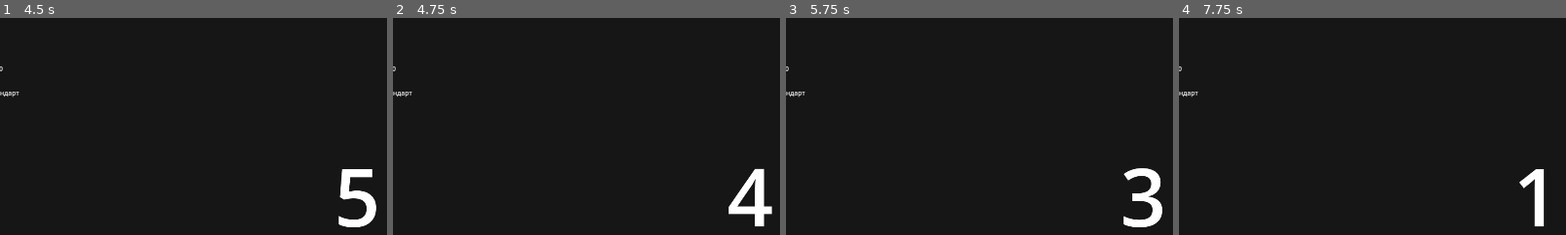
Above: before the commit, frames 1-4 (left to right).
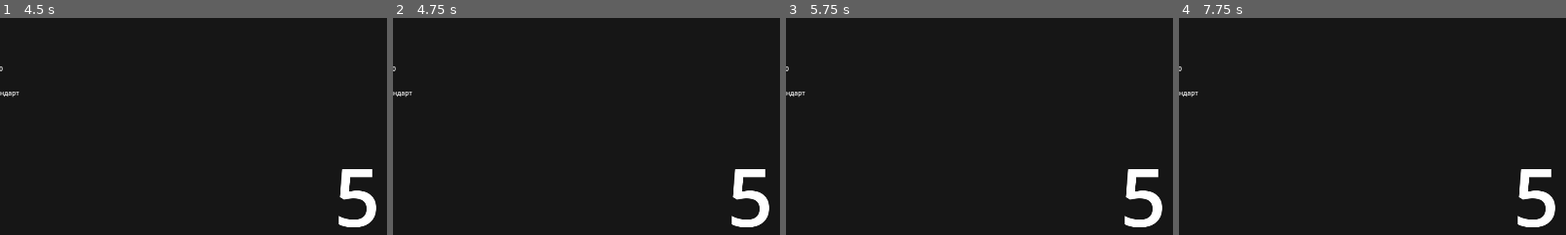
Above: after the commit, the same moments.

Repository: abletoburntheweb/RhythmFall
Game: Godot game, scene res://logic/game_engine.tscn
Two runs of this game, one before a commit and one after it. Both use one fixed random seed, a clock stepped at 60 frames per second and the inputs below. Sound files missing from this copy of the repository are replaced by a short silence.
Inputs (mouse positions are % of the whole screen's width and height, from its top left):
- Up to frame 1 (4.5 s): click "ИГРАТЬ" at 0.5 s; click "ИГРАТЬ" at 1.25 s; click "ВЫБОР ПЕСНИ" at 2 s; click (12, 16) at 2.77 s; type "12" at 2.85 s; click "Играть" at 3.5 s; tap Enter at 4.25 s; move the mouse to (72, 45) at 4.27 s; hold D from 4.28 s (still down); tap F at 4.35 s; click (72, 45) at 4.42 s
- Up to frame 2 (4.75 s): keep holding D; tap Space at 4.52 s
- Up to frame 3 (5.75 s): tap Space at 5, 5.27 s; move the mouse to (30, 55) at 5.02 s; release D at 5.03 s; hold S from 5.03 s (still down); tap B at 5.1 s
- Up to frame 4 (7.75 s): move the mouse to (60, 28) at 5.77 s; release S at 5.78 s; hold D 5.78-6.53 s; tap C at 5.85 s; tap Enter at 6.5 s; move the mouse to (45, 70) at 6.52 s; hold W 6.53-7.28 s; tap E at 6.6 s; click (45, 70) at 6.67 s; tap Space at 6.77, 7.25, 7.52 s; move the mouse to (80, 65) at 7.27 s; hold A from 7.28 s (still down); tap G at 7.35 s
The pictures show only the part of the screen within x 7-57%, y 3-53%; the shares and areas given below are measured in that part.

Frame 1 is identical in both runs. In frame 2, 1.6% of the frame differs, in the area x 86-98%, y 69-97%; in frame 3, 0.8%; in frame 4, 1.4%.
Error in both runs: Invalid type in function '_set_selected_song' in base 'Node2D (game_screen.gd)'. Cannot convert argument 1 from Nil to Dictionary. (res://logic/transitions.gd:…

Commit message:
add note visualization to game screen

Diff:
--- a/data/achievements_data.json
+++ b/data/achievements_data.json
@@ -181,7 +181,7 @@
 			"unlocked": false
 		},
 		{
-			"current": 4,
+			"current": 5,
 			"description": "Зайти в игру впервые",
 			"id": 19.0,
 			"image": "res://assets/achievements/login_1_day.png",
@@ -191,7 +191,7 @@
 			"unlocked": true
 		},
 		{
-			"current": 4,
+			"current": 5,
 			"description": "Заходить в игру 7 дней подряд",
 			"id": 20.0,
 			"image": "res://assets/achievements/login_7_days.png",
@@ -201,7 +201,7 @@
 			"unlocked": false
 		},
 		{
-			"current": 4,
+			"current": 5,
 			"description": "Заходить 30 дней подряд",
 			"id": 21.0,
 			"image": "res://assets/achievements/login_30_days.png",
@@ -211,7 +211,7 @@
 			"unlocked": false
 		},
 		{
-			"current": 4,
+			"current": 5,
 			"description": "Заходить 365 дней подряд",
 			"id": 22.0,
 			"image": "res://assets/achievements/login_365_days.png",
--- a/logic/note_manager.gd
+++ b/logic/note_manager.gd
@@ -5,10 +5,20 @@
 var notes = []
 var note_spawn_queue = []
 
-var Notes = load("res://logic/notes.gd")
+var BaseNote = load("res://scenes/game_screen/notes/base_note.gd")
+var DefaultNote = load("res://scenes/game_screen/notes/default_note.gd")
+var HoldNote = load("res://scenes/game_screen/notes/hold_note.gd")
+var KickNote = load("res://scenes/game_screen/notes/kick_note.gd")
+var SnareNote = load("res://scenes/game_screen/notes/snare_note.gd")
+
 
 func _init(screen):
 	game_screen = screen
+	print("NoteManager: Загружен BaseNote: ", BaseNote)
+	print("NoteManager: Загружен DefaultNote: ", DefaultNote)
+	print("NoteManager: Загружен HoldNote: ", HoldNote)
+	print("NoteManager: Загружен KickNote: ", KickNote)
+	print("NoteManager: Загружен SnareNote: ", SnareNote)
 
 func load_notes_from_file(song_data):
 	if not song_data or not "path" in song_data:
@@ -22,7 +32,7 @@
 	if game_screen and "current_instrument" in game_screen:
 		current_instrument = game_screen.current_instrument
 
-	var notes_file_path = "res://songs/notes/%s/%s_%s.json" % [base_name, base_name, current_instrument]
+	var notes_file_path = "user://notes/%s/%s_%s.json" % [base_name, base_name, current_instrument]
 
 	print("[NoteManager] Попытка загрузки нот из: %s" % notes_file_path)
 
@@ -52,6 +62,9 @@
 	var speed = game_screen.speed
 	var hit_zone_y = game_screen.hit_zone_y
 
+	if note_spawn_queue.size() == 0:
+		return
+
 	while note_spawn_queue.size() > 0 and note_spawn_queue[0].get("time", 0.0) <= game_time:
 		var note_info = note_spawn_queue.pop_front()
 		var lane = note_info.get("lane", 0)
@@ -62,47 +75,77 @@
 		var initial_y_offset_from_top = -20
 		var y_now = initial_y_offset_from_top + (game_time - time) * pixels_per_sec
 
+		print("[NoteManager] Попытка спавна ноты: type=", note_type, ", lane=", lane, ", time=", time, ", game_time=", game_time, ", y_now=", y_now)
+
+		var note_object = null
+		var visual_rect = ColorRect.new()
+
 		if note_type == "DefaultNote":
 			if y_now < game_screen.get_viewport_rect().size.y + 20:
-				var note = Notes.new().DefaultNote.new(lane, y_now)
-				note.time = time
-				notes.append(note)
+				note_object = DefaultNote.new(lane, y_now)
+				visual_rect.color = note_object.color
 		elif note_type == "HoldNote":
 			var duration = note_info.get("duration", 1.0)
 			var height = int(duration * pixels_per_sec)
 			if y_now < game_screen.get_viewport_rect().size.y + height:
-				var note = Notes.new().HoldNote.new(lane, y_now, height, duration * 1000)
-				note.time = time
-				notes.append(note)
+				note_object = HoldNote.new(lane, y_now, height, duration * 1000)
+				visual_rect.color = note_object.color
 		elif note_type == "KickNote":
 			if y_now < game_screen.get_viewport_rect().size.y + 20:
-				var note = Notes.new().KickNote.new(lane, y_now)
-				note.time = time
-				notes.append(note)
+				note_object = KickNote.new(lane, y_now)
+				visual_rect.color = note_object.color
 		elif note_type == "SnareNote":
 			if y_now < game_screen.get_viewport_rect().size.y + 20:
-				var note = Notes.new().SnareNote.new(lane, y_now)
-				note.time = time
-				notes.append(note)
+				note_object = SnareNote.new(lane, y_now)
+				visual_rect.color = note_object.color
 		else:
 			print("Неизвестный тип ноты: %s" % note_type)
+			continue
+
+		if note_object:
+			print("[NoteManager] Создан объект ноты типа: ", note_object.get_class(), " (", note_object, ")")
+			note_object.time = time
+			note_object.visual_node = visual_rect
+
+			var lane_width = 480.0
+			var default_note_height = 20.0
+
+			if note_type == "HoldNote":
+				visual_rect.size = Vector2(lane_width, note_object.height)
+			else:
+				visual_rect.size = Vector2(lane_width, default_note_height)
+
+			visual_rect.position = Vector2(lane * lane_width, y_now)
+
+			print("[NoteManager] Создана визуальная нота: type=", note_type, ", lane=", lane, ", y=", y_now, ", position=", visual_rect.position, ", size=", visual_rect.size)
+
+			game_screen.notes_container.add_child(visual_rect)
+
+			notes.append(note_object)
+		else:
+			print("[NoteManager] Нота не создана из-за условия y_now или ошибка в конструкторе. y_now=", y_now, ", time=", time, ", game_time=", game_time, ", lane=", lane, ", type=", note_type)
 
 func update_notes():
 	var speed = game_screen.speed
 	var hit_zone_y = game_screen.hit_zone_y
 
-	for note in notes:
+	for i in range(notes.size() - 1, -1, -1):
+		var note = notes[i]
 		note.update(speed)
-		if note.y > hit_zone_y + 20:
-			game_screen.score_manager.add_miss_hit()
-			note.active = false
 
-	notes = notes.filter(func(n): return n.active)
+		if not note.active and note.visual_node and note.visual_node.get_parent():
+			note.visual_node.queue_free()
+
+		if not note.active:
+			notes.remove_at(i)
 
 func get_notes():
 	return notes
 
 func clear_notes():
+	for note in notes:
+		if note.visual_node and note.visual_node.get_parent():
+			note.visual_node.queue_free()
 	notes.clear()
 	note_spawn_queue.clear()
 
--- a/logic/notes.gd
+++ /dev/null
@@ -1,74 +0,0 @@
-# logic/notes.gd
-
-class BaseNote:
-	var lane: int
-	var y: float
-	var height: float = 20.0
-	var active: bool = true
-	var color: Color = Color.RED
-
-	func _init(lane_num: int, y_pos: float = 0):
-		lane = lane_num
-		y = y_pos
-
-	func update(speed: float = 6.0):
-		y += speed
-		if y > 1080:
-			active = false
-
-	func on_hit() -> int:
-		active = false
-		return 100
-
-class DefaultNote extends BaseNote:
-	func _init(lane_num: int, y_pos: float = 0):
-		super(lane_num, y_pos)
-		color = Color.RED
-
-class HoldNote extends BaseNote:
-	var length: float
-	var hold_time: float
-	var held_time: float = 0.0
-	var hit_progress: float = 0.0
-	var is_being_held: bool = false
-	var captured: bool = false
-	var fall_speed: float = 6.0
-
-	func _init(lane_num: int, y_pos: float = 0, length_val: float = 150.0, hold_time_val: float = 1000.0):
-		super(lane_num, y_pos)
-		length = length_val
-		height = length_val
-		hold_time = hold_time_val
-		color = Color.RED
-
-	func update(speed: float = 6.0, delta_ms: float = 16.0):
-		var current_fall_speed = speed
-
-		if is_being_held and not captured:
-			held_time += delta_ms
-			hit_progress = min(held_time / hold_time, 1.0)
-
-			if hit_progress >= 1.0:
-				captured = true
-				active = false
-		else:
-			y += current_fall_speed
-
-		if y > 1080 and not captured:
-			active = false
-
-	func on_hit() -> int:
-		if not captured:
-			return 100
-		else:
-			return 0
-
-class KickNote extends BaseNote:
-	func _init(lane_num: int, y_pos: float = 0):
-		super(lane_num, y_pos)
-		color = Color.GREEN
-
-class SnareNote extends BaseNote:
-	func _init(lane_num: int, y_pos: float = 0):
-		super(lane_num, y_pos)
-		color = Color.BLUE
--- a/logic/settings_manager.gd
+++ b/logic/settings_manager.gd
@@ -1,3 +1,4 @@
+# logic/settings_manager.gd
 class_name SettingsManager
 extends RefCounted
 
@@ -59,16 +60,15 @@
 		var json_result = JSON.parse_string(json_text)
 		if json_result is Dictionary:
 			var loaded_settings = _merge_defaults_with_loaded(default_settings, json_result)
-			# Привести значения клавиш к целым числам
 			var controls_loaded = loaded_settings.get("controls_keymap", {})
 			var controls_updated = false
 			for i in range(4):
 				var lane_key = "lane_%d_key" % i
 				var value = controls_loaded.get(lane_key)
-				if value is float:  # Если значение float, преобразуем в int
+				if value is float:
 					controls_loaded[lane_key] = int(value)
 					controls_updated = true
-				elif value is String:  # Если строка, конвертируем в scancode
+				elif value is String:
 					var scancode = _string_to_scancode(value)
 					if scancode != 0:
 						controls_loaded[lane_key] = scancode
--- a/scenes/game_screen/game_screen.gd
+++ b/scenes/game_screen/game_screen.gd
@@ -36,7 +36,8 @@
 @onready var time_label: Label = $UIContainer/TimeLabel
 @onready var accuracy_label: Label = $UIContainer/AccuracyLabel
 @onready var instrument_label: Label = $UIContainer/InstrumentLabel
-@onready var countdown_label: Label = $CountdownLabel
+@onready var countdown_label: Label = $CountdownLabe
+@onready var notes_container: Node2D = $NotesContainer
 
 var game_timer: Timer
 var countdown_timer
--- /dev/null
+++ b/scenes/game_screen/notes/base_note.gd
@@ -0,0 +1,25 @@
+# res://scenes/game_screen/notes/base_note.gd
+class_name BaseNote
+extends RefCounted
+
+var lane: int
+var y: float
+var active: bool = true
+var time: float = 0.0
+var visual_node: Variant
+
+func _init(p_lane: int, p_y: float):
+	lane = p_lane
+	y = p_y
+	visual_node = null
+
+func update(speed: float):
+	y += speed
+	if visual_node:
+		visual_node.position.y = y
+	if y > 1080:
+		active = false
+
+func on_hit():
+	active = false
+	return 100
--- /dev/null
+++ b/scenes/game_screen/notes/default_note.gd
@@ -0,0 +1,5 @@
+# res://scenes/game_screen/notes/default_note.gd
+class_name DefaultNote
+extends BaseNote
+
+var color: Color = Color.RED
--- /dev/null
+++ b/scenes/game_screen/notes/hold_note.gd
@@ -0,0 +1,42 @@
+# res://scenes/game_screen/notes/hold_note.gd
+class_name HoldNote
+extends BaseNote
+
+var height: float
+var duration: float
+var hold_time_ms: float
+var held_time: float = 0.0
+var hit_progress: float = 0.0
+var is_being_held: bool = false
+var captured: bool = false
+var fall_speed: float = 6.0
+
+func _init(p_lane: int, p_y: float, p_height: float, p_hold_time_ms: float):
+	super._init(p_lane, p_y)
+	height = p_height
+	duration = p_hold_time_ms / 1000.0
+	hold_time_ms = p_hold_time_ms
+
+func update(speed: float):
+	var current_fall_speed = speed if speed != 0 else fall_speed
+
+	if is_being_held and not captured:
+		held_time += 16.0
+		hit_progress = min(held_time / hold_time_ms, 1.0)
+
+		if hit_progress >= 1.0:
+			captured = true
+			active = false
+	else:
+		y += current_fall_speed
+		if visual_node:
+			visual_node.position.y = y
+
+	if y > 1080 and not captured:
+		active = false
+
+func on_hit():
+	if not captured:
+		return 100
+	else:
+		return 0
--- /dev/null
+++ b/scenes/game_screen/notes/kick_note.gd
@@ -0,0 +1,5 @@
+# res://scenes/game_screen/notes/kick_note.gd
+class_name KickNote
+extends BaseNote
+
+var color: Color = Color.GREEN
--- /dev/null
+++ b/scenes/game_screen/notes/snare_note.gd
@@ -0,0 +1,5 @@
+# res://scenes/game_screen/notes/snare_note.gd
+class_name SnareNote
+extends BaseNote
+
+var color: Color = Color.BLUE
Not shown, removed: logic/notes.gd.uid
Not shown, added: scenes/game_screen/notes/base_note.gd.uid
Not shown, added: scenes/game_screen/notes/default_note.gd.uid
Not shown, added: scenes/game_screen/notes/hold_note.gd.uid
Not shown, added: scenes/game_screen/notes/kick_note.gd.uid
Not shown, added: scenes/game_screen/notes/snare_note.gd.uid
